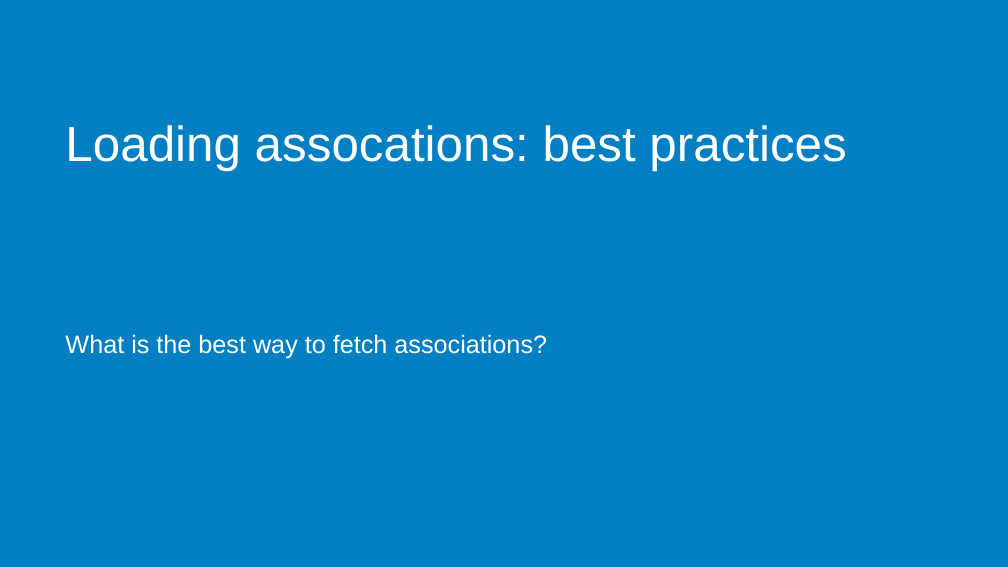
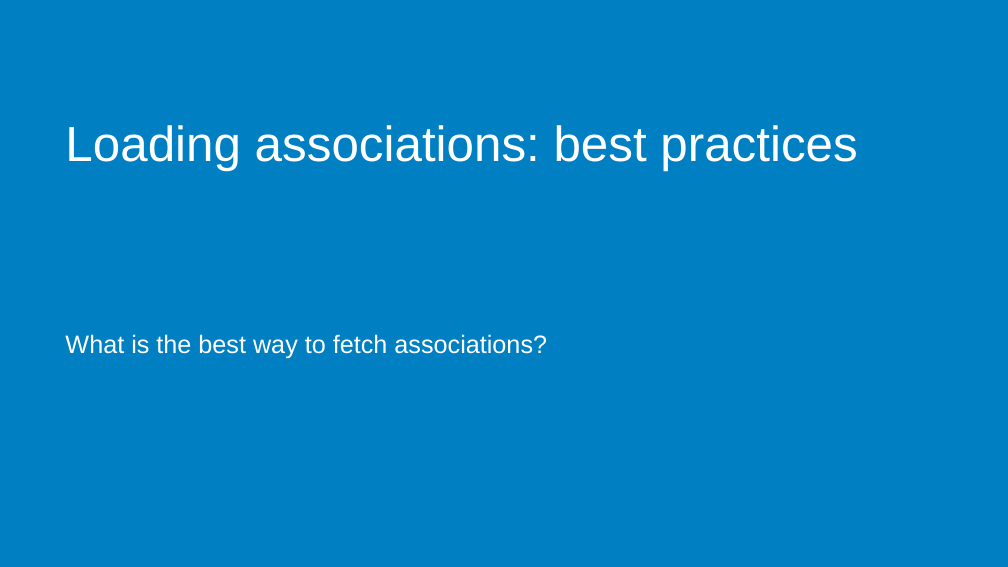
Before and after one commit to raoulvdberge/jpa-with-hibernate, a slide deck: slide 12 of slides.pptx. Drawn at 1008x567 pixels with LibreOffice and Linux fonts; fonts in the diff are those of the drawing; background and template pictures are left out. Boxes give left, top, right and bottom in pixels: in the first picture for what was removed or moved away, otherwise in the second. Text is boxed around its words. In the diff, an @@ line names an element or a change of style, - is before the commit and + after.

```diff
--- a/slides.pptx
+++ b/slides.pptx
@@ title at (65, 125, 857, 171): text changed @@
-Loading assocations: best practices
+Loading associations: best practices
```
Also in this commit, not shown: 3 other slides changed, 1 other file.
